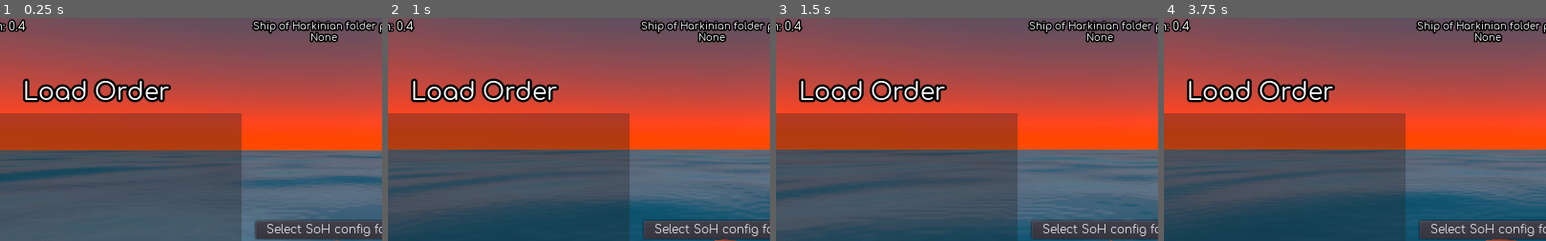
Above: before the commit, frames 1-4 (left to right).
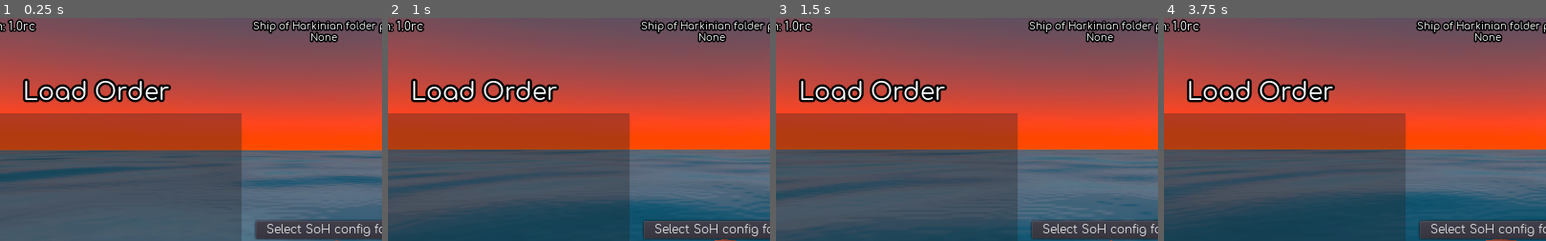
Above: after the commit, the same moments.

Repository: sitton76/Shipdeck
Game: Godot game, scene res://assets/objects/Main.tscn
Same seed, same stepped clock (60 frames per second), same inputs: the game is played once before the commit and once after it.
Inputs (mouse positions are % of the whole screen's width and height, from its top left):
- Up to frame 1 (0.25 s): no input
- Up to frame 2 (1 s): click (96, 3) at 0.5 s
- Up to frame 3 (1.5 s): click "Get Mods" at 1.25 s
- Up to frame 4 (3.75 s): click (96, 3) at 2 s; click "Get Mods" at 2.75 s; click (96, 3) at 3.5 s
The pictures show only the part of the screen within x 6-56%, y 0-50%; the shares and areas given below are measured in that part.

The runs differ from the first frame. In frame 1, 0.3% of the frame differs, in the area x 2-10%, y 0-7%; in frame 2, 0.3%; in frame 3, 0.3%; in frame 4, 0.3%.

Commit message:
version bump to v1.0rc

Diff:
--- a/assets/objects/Main.tscn
+++ b/assets/objects/Main.tscn
@@ -181,7 +181,7 @@
 margin_right = 97.0
 margin_bottom = 22.0
 custom_fonts/font = SubResource( 4 )
-text = "Version: 0.4"
+text = "Version: 1.0rc"
 
 [node name="soh_path" type="RichTextLabel" parent="."]
 margin_left = 128.0
